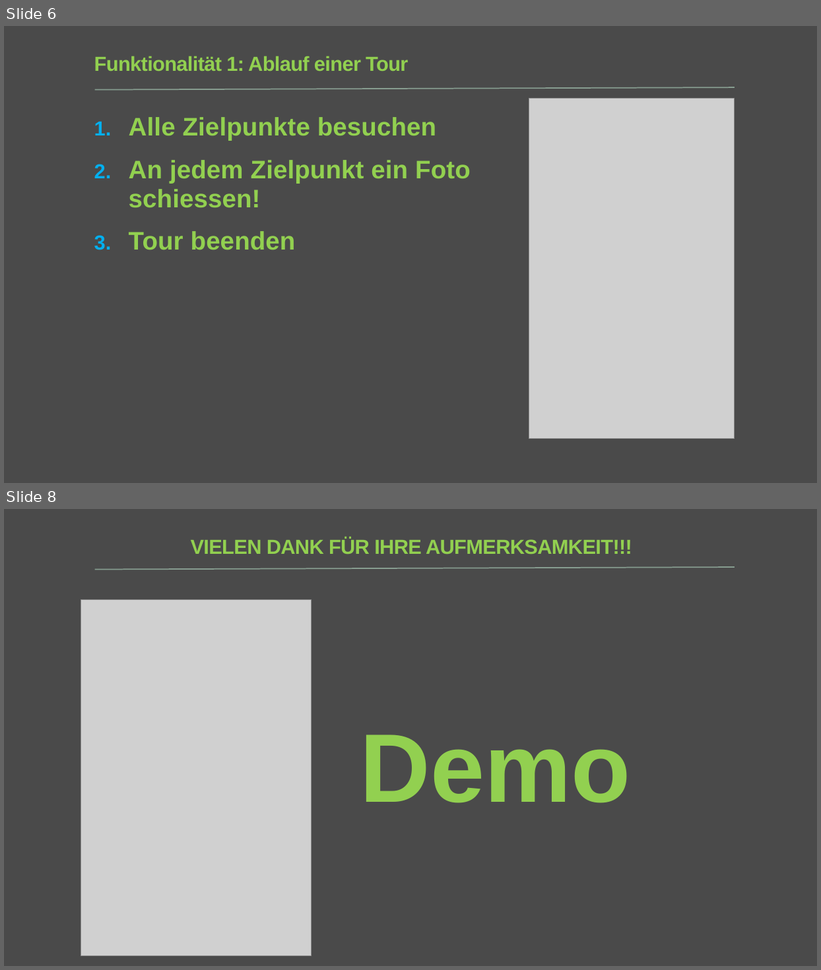
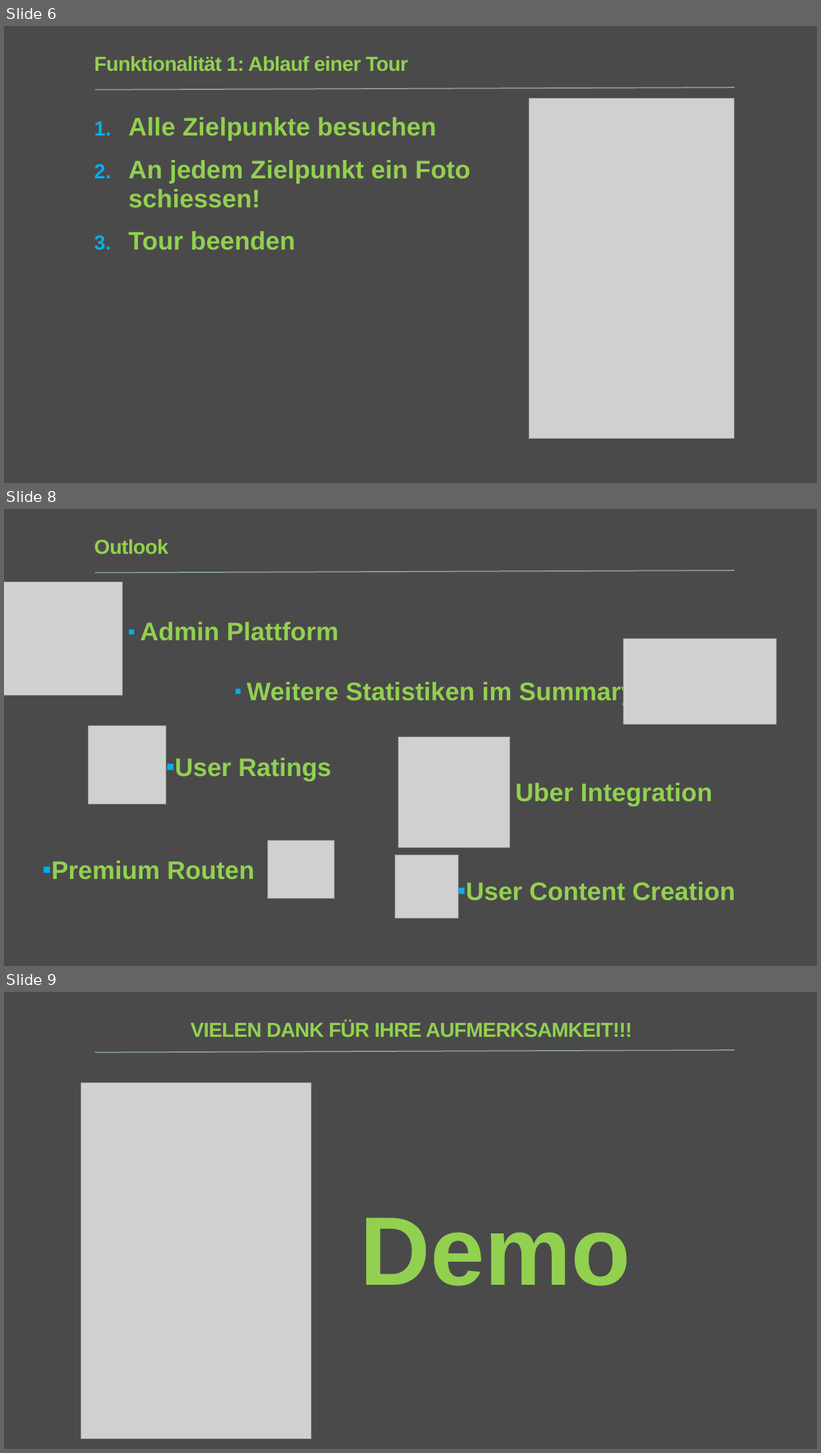
Before and after one commit to PsitTeam3/Documentation, a slide deck: Schlusspräsi.pptx. Shown one above the other, each under a label of ours: slides 6 and 8 before the commit, slides 6, 8 and 9 after it; the slides between them are not shown. The pictures are 821x970 and 821x1453 pixels, drawn with LibreOffice and Linux fonts; fonts in the diff are those of the drawing; grey boxes stand for pictures. Boxes give left, top, right and bottom in pixels: in the first picture for what was removed or moved away, otherwise in the second. Text is boxed around its words. In the diff, an @@ line names an element or a change of style, - is before the commit and + after.

```diff
--- a/Schlusspräsi.pptx
+++ b/Schlusspräsi.pptx
@@ slide 8 added at bbox=[4, 509, 817, 966], background #4A4A4A @@
@@ title added at bbox=[94, 539, 168, 554], 24 pt, text #92D050, bold @@
+Outlook
@@ picture added at bbox=[4, 582, 122, 696] @@
@@ line added from (95, 573) to (735, 570), #8CA295 1.35 pt @@
@@ text added at bbox=[140, 622, 339, 641], 30 pt, text #92D050, bold @@
+▪ Admin Plattform
@@ picture added at bbox=[624, 639, 776, 725] @@
@@ text added at bbox=[247, 680, 635, 705], 30 pt, text #92D050, bold @@
+▪ Weitere Statistiken im Summary
@@ picture added at bbox=[88, 726, 166, 804] @@
@@ picture added at bbox=[398, 737, 510, 849] @@
@@ text added at bbox=[175, 758, 331, 781], 30 pt, text #92D050, bold @@
+▪ User Ratings
@@ text added at bbox=[516, 783, 713, 807], 30 pt, text #92D050, bold @@
+▪ Uber Integration
@@ picture added at bbox=[268, 841, 335, 900] @@
@@ text added at bbox=[52, 861, 254, 880], 30 pt, text #92D050, bold @@
+▪ Premium Routen
@@ picture added at bbox=[395, 855, 459, 918] @@
@@ text added at bbox=[466, 882, 735, 901], 30 pt, text #92D050, bold @@
+▪ User Content Creation
@@ what was slide 8 is now slide 9 @@
```
Also in this commit, not shown: 2 slides changed.
